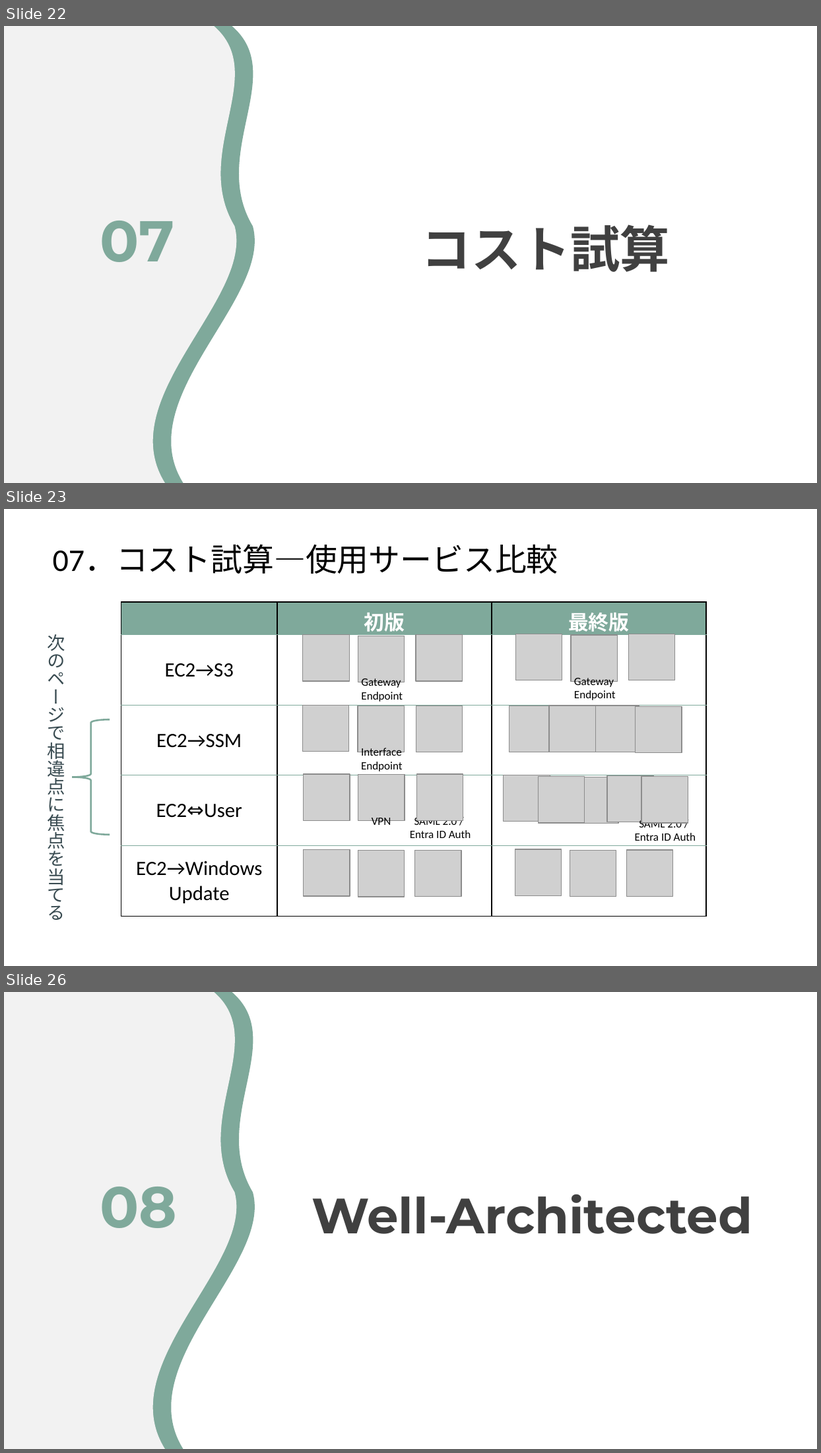
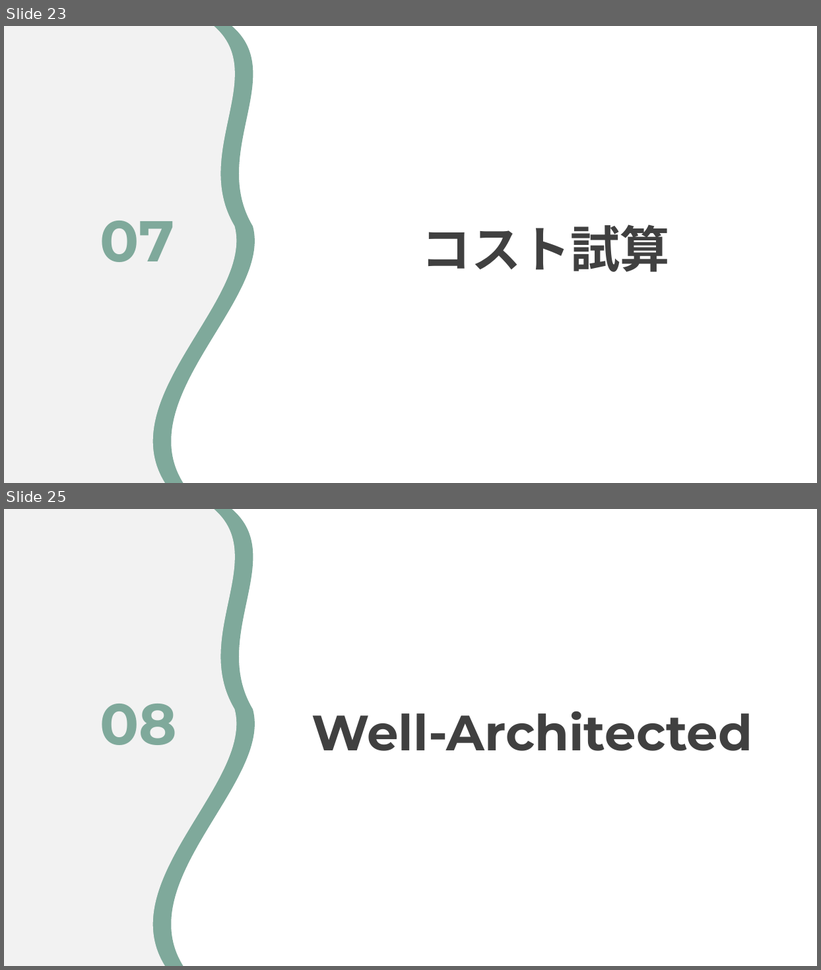
Before and after one commit to hu357159/AWS-architecture-Staging-Deployment, a slide deck: テスト環境改善提案書_Test Environment Improvement Proposal.pptx. Shown one above the other, each under a label of ours: slides 22, 23 and 26 before the commit, slides 23 and 25 after it; the slides between them are not shown. The pictures are 821x1453 and 821x970 pixels, drawn with LibreOffice and Linux fonts; fonts in the diff are those of the drawing; grey boxes stand for pictures. Boxes give left, top, right and bottom in pixels: in the first picture for what was removed or moved away, otherwise in the second. Text is boxed around its words. In the diff, an @@ line names an element or a change of style, - is before the commit and + after.

```diff
--- a/テスト環境改善提案書_Test Environment Improvement Proposal.pptx
+++ b/テスト環境改善提案書_Test Environment Improvement Proposal.pptx
@@ slide 23 removed at box(4, 509, 817, 966), background #FFFFFF @@
@@ text removed at box(53, 544, 558, 574) @@
-07．コスト試算―使用サービス比較
@@ table removed at box(121, 603, 706, 916), 5 rows, 3 columns @@
- | 初版 | 最終版
-EC2→S3 |  | 
-EC2→SSM |  | 
-EC2⇔User |  | 
-EC2→Windows Update |  | 
@@ text removed at box(48, 634, 65, 920) @@
-次のページで相違点に焦点を当てる
@@ group removed at box(302, 635, 462, 702): 3 pictures, 1 text @@
-Gateway
-Endpoint
@@ group removed at box(516, 634, 675, 700): 3 pictures, 1 text @@
-Gateway
-Endpoint
@@ group removed at box(302, 705, 463, 772): 3 pictures, 1 text @@
-Interface
-Endpoint
@@ group removed at box(510, 706, 682, 753): 4 pictures @@
@@ left brace removed at box(72, 720, 110, 835) @@
@@ group removed at box(303, 774, 471, 838): 3 pictures, 2 texts @@
-VPN
-SAML 2.0 /
-Entra ID Auth
@@ group removed at box(503, 775, 696, 841): 5 pictures, 1 text @@
-SAML 2.0 /
-Entra ID Auth
@@ picture removed at box(303, 850, 350, 896) @@
@@ picture removed at box(358, 850, 404, 897) @@
@@ picture removed at box(415, 850, 461, 897) @@
@@ picture removed at box(516, 850, 562, 896) @@
@@ picture removed at box(570, 850, 616, 897) @@
@@ picture removed at box(627, 850, 673, 897) @@
@@ what was slide 22 is now slide 23 @@
@@ what was slide 26 is now slide 25 @@
```
Also in this commit, not shown: 2 slides added, 2 other slides removed, 1 other file.
